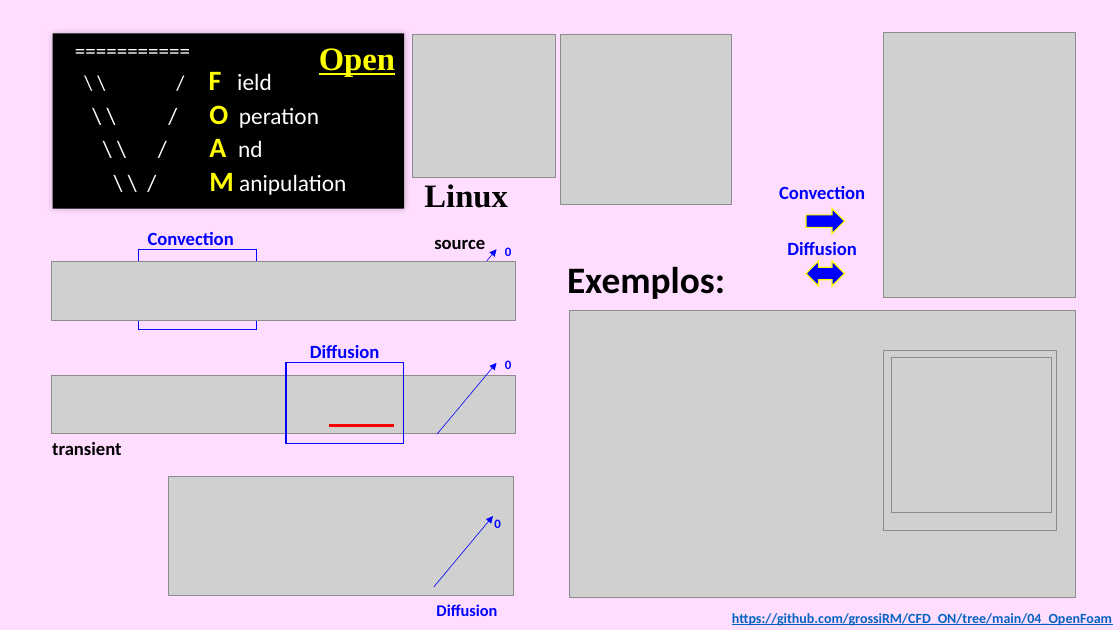
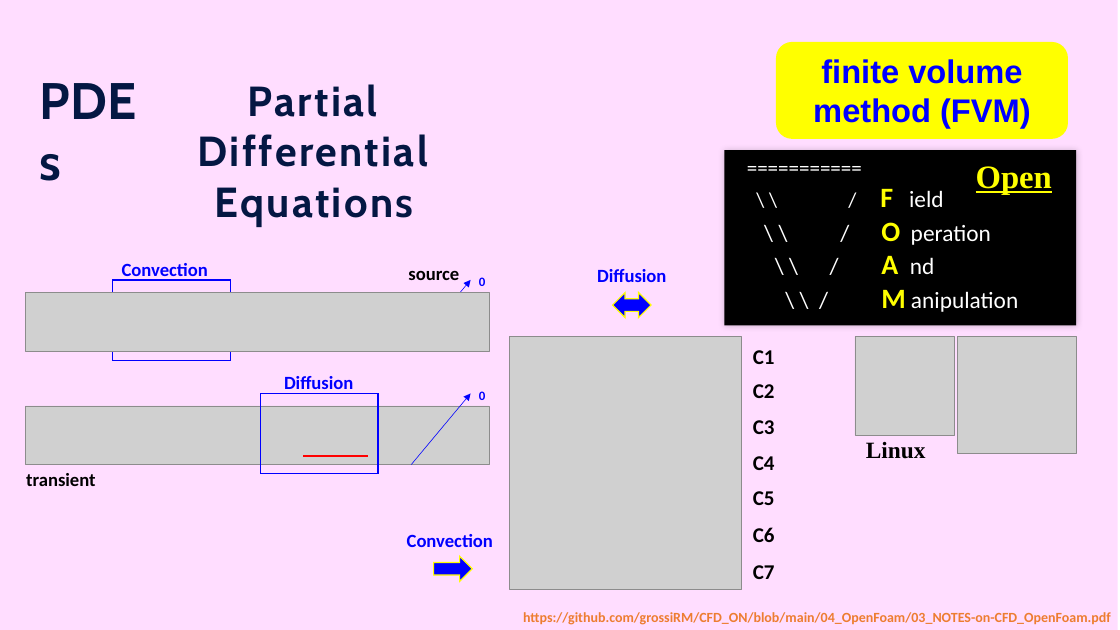
Before and after one commit to grossiRM/AM_FEG, a slide deck: slide 11 of Plano_V02_iii_AM_FEG/d_Topicos Especiais - Introducao a Manufatura Aditiva para Metais.pptx (slide 10 before the commit). Drawn at 1120x630 pixels with LibreOffice and Linux fonts; fonts in the diff are those of the drawing; grey boxes stand for pictures. Boxes give left, top, right and bottom in pixels: in the first picture for what was removed or moved away, otherwise in the second. Text is boxed around its words. In the diff, an @@ line names an element or a change of style, - is before the commit and + after.

```diff
--- a/Plano_V02_iii_AM_FEG/d_Topicos Especiais - Introducao a Manufatura Aditiva para Metais.pptx
+++ b/Plano_V02_iii_AM_FEG/d_Topicos Especiais - Introducao a Manufatura Aditiva para Metais.pptx
@@ rounded rectangle added at (776,42,1069,139), fill #FFFF00, 28 pt, text #0000FF, bold @@
+finite volume method (FVM)
@@ text added at (32,64,159,134), 44 pt, text #041743, bold @@
+PDEs
@@ text added at (198,84,428,227), 36 pt, text #041743, bold @@
+Partial Differential Equations
@@ rectangle "===========": place and size @@
-rectangle "===========" at (53,34,405,209)
+rectangle "===========" at (724,150,1076,326)
@@ text "Open": place and size @@
-text "Open" at (319,48,395,76)
+text "Open" at (976,166,1052,194)
@@ text "Open" at (976,166,1052,194): alignment right to centre @@
@@ text "Diffusion": place and size @@
-text "Diffusion" at (436,604,497,616)
+text "Diffusion" at (597,269,666,282)
@@ text "Diffusion" at (597,269,666,282): size 14 to 16 pt @@
@@ text removed at (567,266,725,299) @@
-Exemplos:
@@ text at (787,242,856,261): paragraph removed @@
-Diffusion
@@ left right arrow: place and size @@
-left right arrow at (807,261,845,287)
+left right arrow at (613,292,651,318)
@@ picture removed at (570,311,1076,597) @@
@@ picture: place and size @@
-picture at (883,33,1075,298)
+picture at (510,337,742,590)
@@ rounded rectangle added at (742,342,776,593), 18 pt, text #000000, bold @@
+C1
+C2
+C3
+C4
+C5
+C6
+C7
@@ picture: place and size @@
-picture at (413,34,556,178)
+picture at (855,337,954,435)
@@ picture removed at (883,351,1056,531) @@
@@ picture removed at (891,357,1052,513) @@
@@ picture: place and size @@
-picture at (561,34,732,205)
+picture at (958,337,1076,455)
@@ text "Linux": place and size @@
-text "Linux" at (424,184,507,208)
+text "Linux" at (866,442,926,459)
@@ text "Linux" at (866,442,926,459): size 28 to 20 pt @@
@@ picture removed at (168,476,513,596) @@
@@ 6 texts, 2 pictures, 2 rectangles, 2 arrows, 1 line: place and size @@
-6 texts, 2 pictures, 2 rectangles, 2 arrows, 1 line at (51,232,515,455)
+6 texts, 2 pictures, 2 rectangles, 2 arrows, 1 line at (25,263,489,486)
@@ text "Convection": place and size @@
-text "Convection" at (779,186,865,261)
+text "Convection" at (407,534,493,547)
@@ arrow removed from (434, 587) to (493, 516) @@
@@ text removed at (494,519,500,528) @@
-0
@@ right arrow: place and size @@
-right arrow at (807,208,845,234)
+right arrow at (434,556,472,581)
@@ text at (523,612,1111,625): text changed; text colour #0563C1 to #ED7D31 @@
-https://github.com/grossiRM/CFD_ON/tree/main/04_OpenFoam
+https://github.com/grossiRM/CFD_ON/blob/main/04_OpenFoam/03_NOTES-on-CFD_OpenFoam.pdf
```
Also in this commit, not shown: 10 other slides changed, 6 slides removed, 1 other file.
